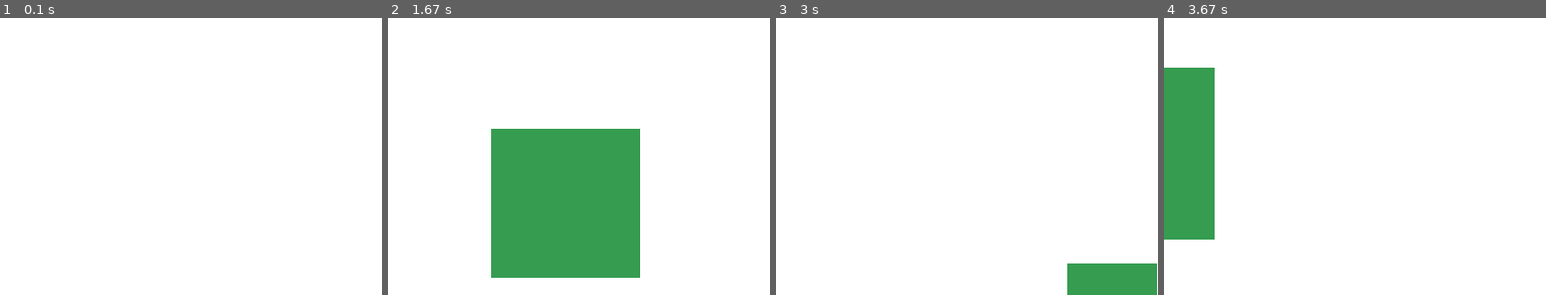
Above: before the commit, frames 1-4 (left to right).
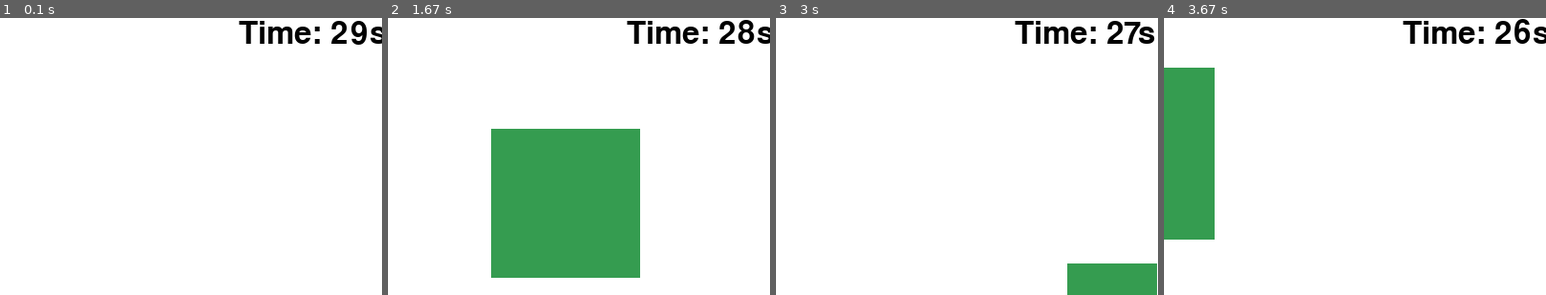
Above: after the commit, the same moments.

Repository: gnikkoch96/pygame-projects
Game: pygame game, started from test_game/main.py
The game is run twice, just before and just after one commit, with the same random seed, the same clock (stepped at 60 frames per second) and the same inputs.
Inputs (mouse positions are % of the whole screen's width and height, from its top left):
- Up to frame 1 (0.1 s): no input
- Up to frame 2 (1.67 s): click (14, 31) at 0.38 s; click (21, 56) at 0.72 s; click (65, 16) at 1.05 s; click (87, 88) at 1.38 s
- Up to frame 3 (3 s): click (73, 33) at 1.72 s; click (70, 78) at 2.05 s; click (48, 79) at 2.38 s; click (26, 62) at 2.72 s
- Up to frame 4 (3.67 s): click (94, 52) at 3.05 s; click (81, 49) at 3.38 s
The pictures show only the part of the screen within x 50-100%, y 0-50%; the shares and areas given below are measured in that part.

The runs differ from the first frame. In frame 1, 1.4% of the frame differs, in the area x 62-100%, y 1-10%; in frame 2, 1.4%, in the area x 62-100%, y 0-10%; in frame 3, 1.3%; in frame 4, 1.4%.

Commit message:
refactor: logic into update() while keeping render() mainly for UI

Diff:
--- a/test_game/main.py
+++ b/test_game/main.py
@@ -7,6 +7,7 @@
 # screen settings
 SCREEN_WIDTH: int = 800
 SCREEN_HEIGHT: int = 600
+TIME_LIMIT = 30000 # milliseconds (30 seconds)
 BACKGROUND_COLOR: str = "#ffffff"
 screen: pygame.Surface = pygame.display.set_mode((SCREEN_WIDTH, SCREEN_HEIGHT))
 pygame.display.set_caption("Click the Square!")
@@ -19,6 +20,8 @@
 running: bool = True
 font: pygame.font.SysFont = pygame.font.SysFont(None, 48)
 score: int = 0
+start_time: int = 0
+remaining_time: int = 0
 
 # rectangle properties
 good_color: str = "#359c50" # can click
@@ -47,44 +50,52 @@
                     # regenerate a new square
                     current_square = None
 
-
-def render():
-    global screen, current_square, last_generation_time, score
-
-    screen.fill(pygame.Color(BACKGROUND_COLOR))
+def update():
+    global current_square, last_generation_time, start_time, running, score, remaining_time
 
     current_time = pygame.time.get_ticks()
 
+    # Square generation logic
     if current_square is None or (current_time - last_generation_time) >= square_generation_delay:
-        # generate new square
         square_size: int = random.randint(50, 250)
-
-        # generate random position
         random_x: int = random.randint(0, SCREEN_WIDTH - square_size)
         random_y: int = random.randint(0, SCREEN_HEIGHT - square_size)
-
-        # generate random number to determine if the square is clickable or not
         random_num: int = random.randint(1, 10)
         square_color: str = good_color
         if random_num % 4 == 0: square_color = bad_color
-
         current_square = (random_x, random_y, square_size, square_size, square_color)
         last_generation_time = current_time
+
+    # Timer logic (if added)
+    elapsed_time = current_time - start_time
+    remaining_time = max(0, TIME_LIMIT - elapsed_time)
+    print(remaining_time)
+    if remaining_time <= 0:
+        running = False
+        print("Time's up! Final Score:", score)
+
+def render():
+    global screen, current_square, score, remaining_time
+
+    screen.fill(pygame.Color(BACKGROUND_COLOR))
 
     if current_square:
         x, y, w, h, color = current_square
         pygame.draw.rect(screen, pygame.Color(color), (x, y, w, h))
 
-
     # render score text
     text = font.render(f"Score: {score}", True, pygame.Color("#000000"))
     screen.blit(text, (0, 0))
+
+    # Render timer if added
+    timer_text = font.render(f"Time: {remaining_time // 1000}s", True, pygame.Color("#000000"))
+    screen.blit(timer_text, (SCREEN_WIDTH - 150, 0))
 
     pygame.display.flip()
 
 
 while running:
     check_input()
-    render()
-
+    update()  # Call logic first
+    render()  # Then render
     clock.tick(FPS)
